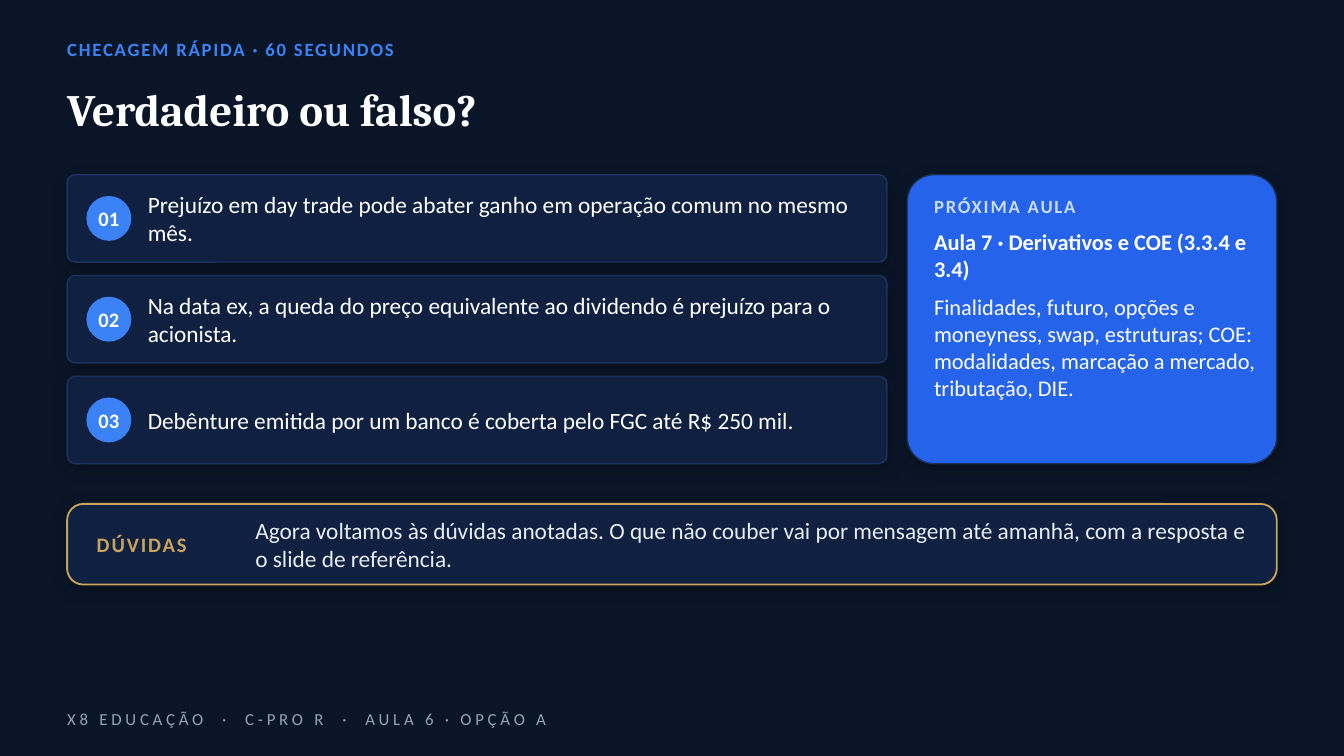
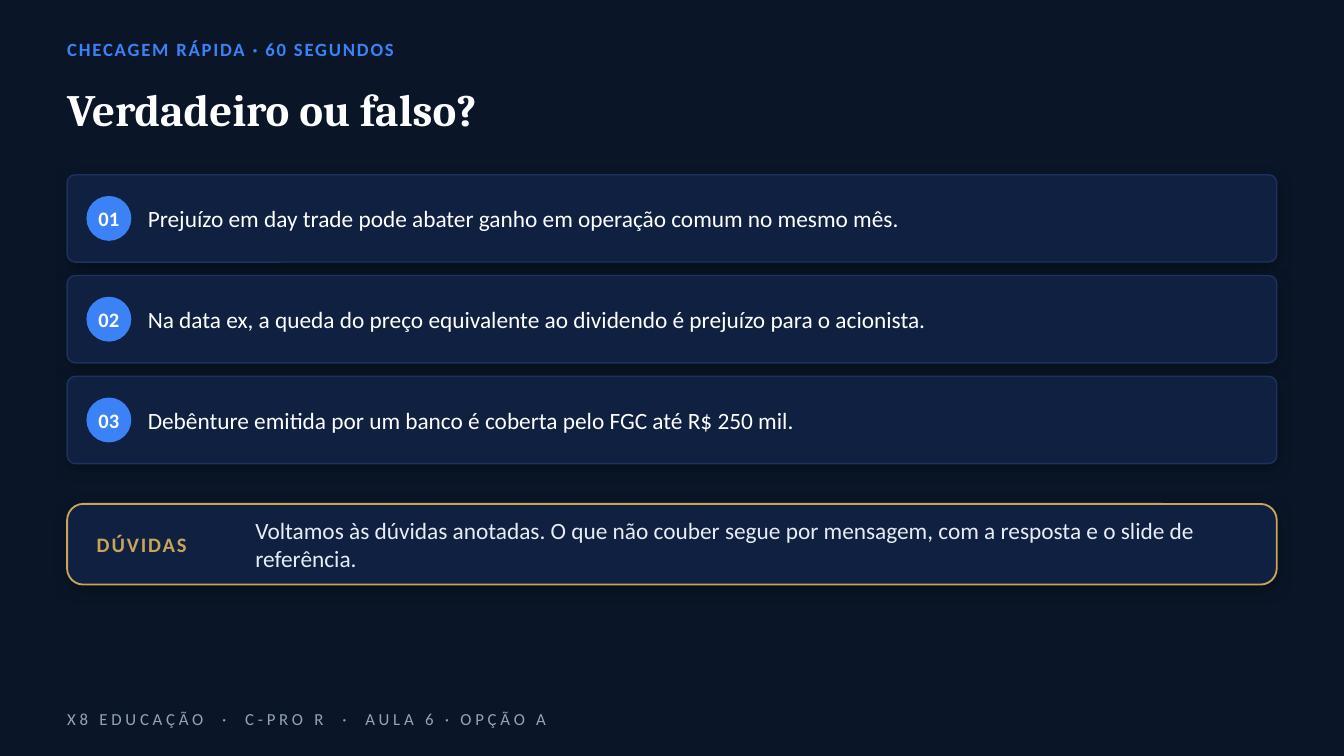
Before and after one commit to gabrielparreiradasilveira-lang/Principal, a slide deck: slide 19 of C-PRO_R_Aula_6_opcoes/A_Empurrar/C-PRO_R_-_Aula_6_-_Opcao_A.pptx. Drawn at 1344x756 pixels with LibreOffice and Linux fonts; fonts in the diff are those of the drawing; background and template pictures are left out. Boxes give left, top, right and bottom in pixels: in the first picture for what was removed or moved away, otherwise in the second. Text is boxed around its words. In the diff, an @@ line names an element or a change of style, - is before the commit and + after.

```diff
--- a/C-PRO_R_Aula_6_opcoes/A_Empurrar/C-PRO_R_-_Aula_6_-_Opcao_A.pptx
+++ b/C-PRO_R_Aula_6_opcoes/A_Empurrar/C-PRO_R_-_Aula_6_-_Opcao_A.pptx
@@ rounded rectangle resized from (x1=67, y1=175, x2=887, y2=262) to (x1=67, y1=175, x2=1277, y2=262) @@
@@ text "Prejuízo em day trade pode ..." rewrapped from (x1=148, y1=196, x2=848, y2=241) to (x1=148, y1=210, x2=898, y2=231) @@
@@ rounded rectangle removed at (x1=907, y1=175, x2=1277, y2=464) @@
@@ text removed at (x1=934, y1=197, x2=1076, y2=213) @@
-PRÓXIMA AULA
@@ rounded rectangle resized from (x1=67, y1=276, x2=887, y2=363) to (x1=67, y1=276, x2=1277, y2=363) @@
@@ text "Na data ex, a queda ..." rewrapped from (x1=148, y1=297, x2=830, y2=342) to (x1=148, y1=311, x2=925, y2=332) @@
@@ text removed at (x1=934, y1=299, x2=1255, y2=400) @@
-Aula 7 · Derivativos e COE (3.3.4 e 3.4)
-Finalidades, futuro, opções e moneyness, swap, estruturas; COE: modalidades, marcação a mercado, tributação, DIE.
@@ rounded rectangle resized from (x1=67, y1=376, x2=887, y2=464) to (x1=67, y1=376, x2=1277, y2=464) @@
@@ text at (x1=255, y1=522, x2=1194, y2=567): text changed @@
-Agora voltamos às dúvidas anotadas. O que não couber vai por mensagem até amanhã, com a resposta e o slide de referência.
+Voltamos às dúvidas anotadas. O que não couber segue por mensagem, com a resposta e o slide de referência.
```
Also in this commit, not shown: 2 other slides changed, 11 other files.
